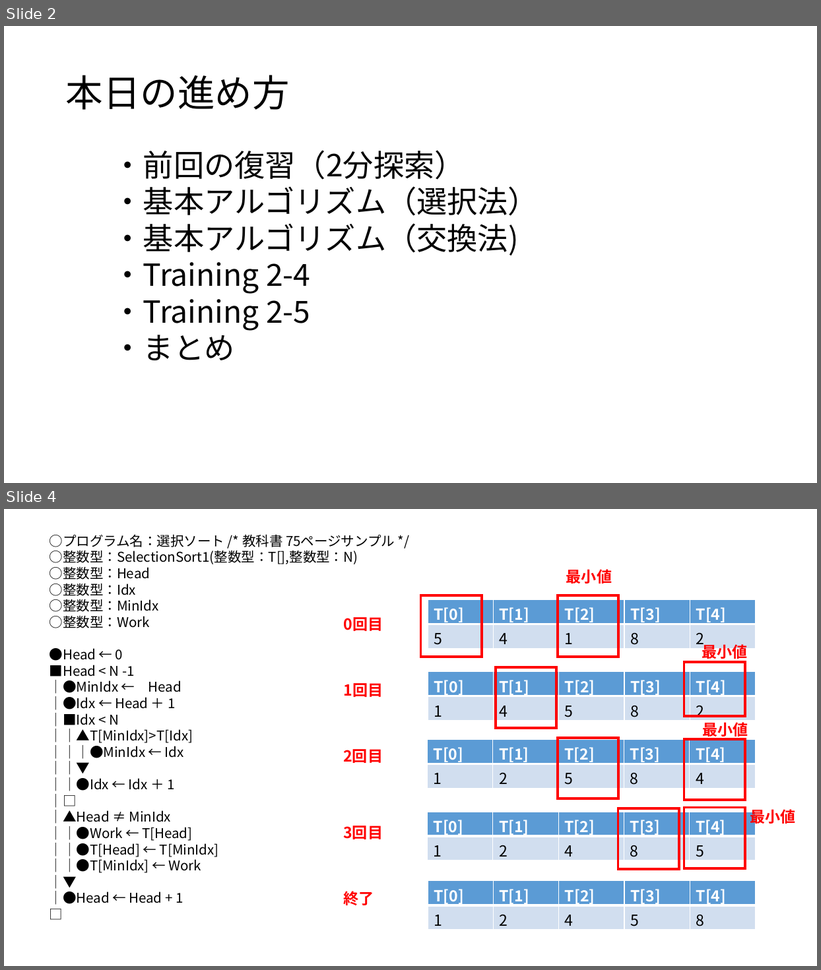
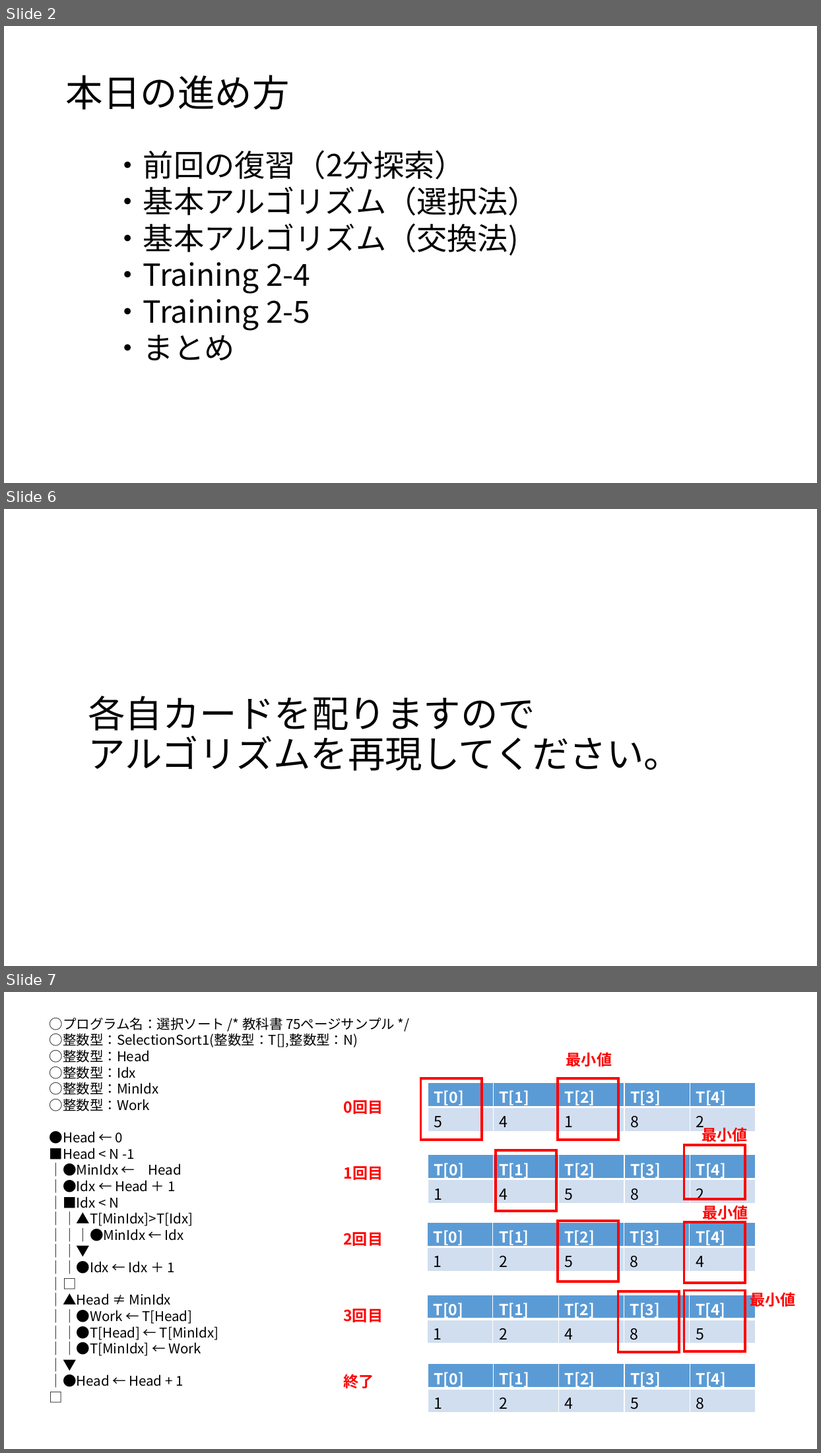
Before and after one commit to masakage/algorithm, a slide deck: docs/第11回選択法交換法アルゴリズム .pptx. Shown one above the other, each under a label of ours: slides 2 and 4 before the commit, slides 2, 6 and 7 after it; the slides between them are not shown. The pictures are 821x970 and 821x1453 pixels, drawn with LibreOffice and Linux fonts; fonts in the diff are those of the drawing. Boxes give left, top, right and bottom in pixels: in the first picture for what was removed or moved away, otherwise in the second. Text is boxed around its words. In the diff, an @@ line names an element or a change of style, - is before the commit and + after.

```diff
--- a/docs/第11回選択法交換法アルゴリズム .pptx
+++ b/docs/第11回選択法交換法アルゴリズム .pptx
@@ slide 6 added at bbox=[4, 509, 817, 966], background #FFFFFF @@
@@ title added at bbox=[88, 696, 681, 771], 44 pt, text #000000 @@
+各自カードを配りますので
+アルゴリズムを再現してください。
@@ what was slide 4 is now slide 7 @@
```
Also in this commit, not shown: 1 slide changed, 6 other slides added.
